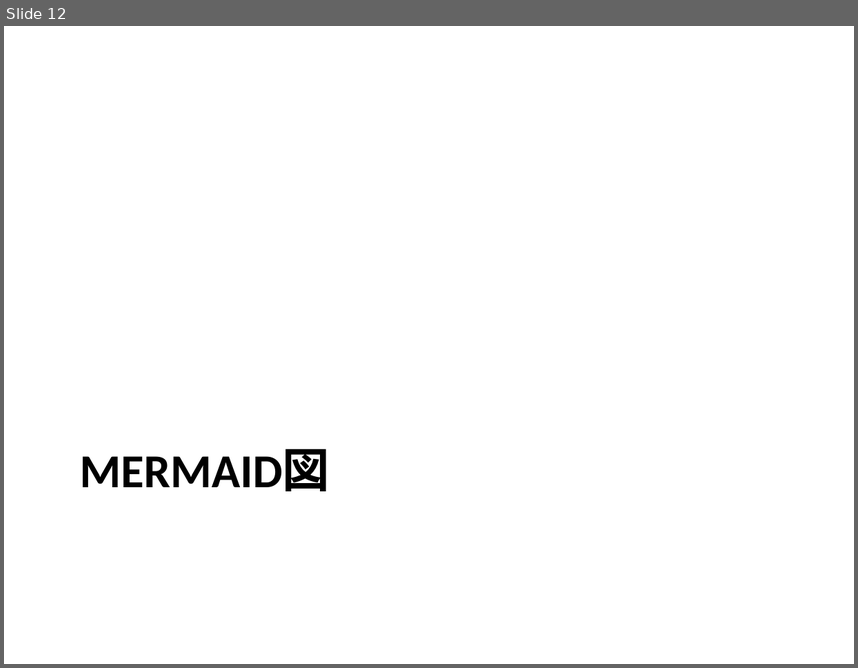
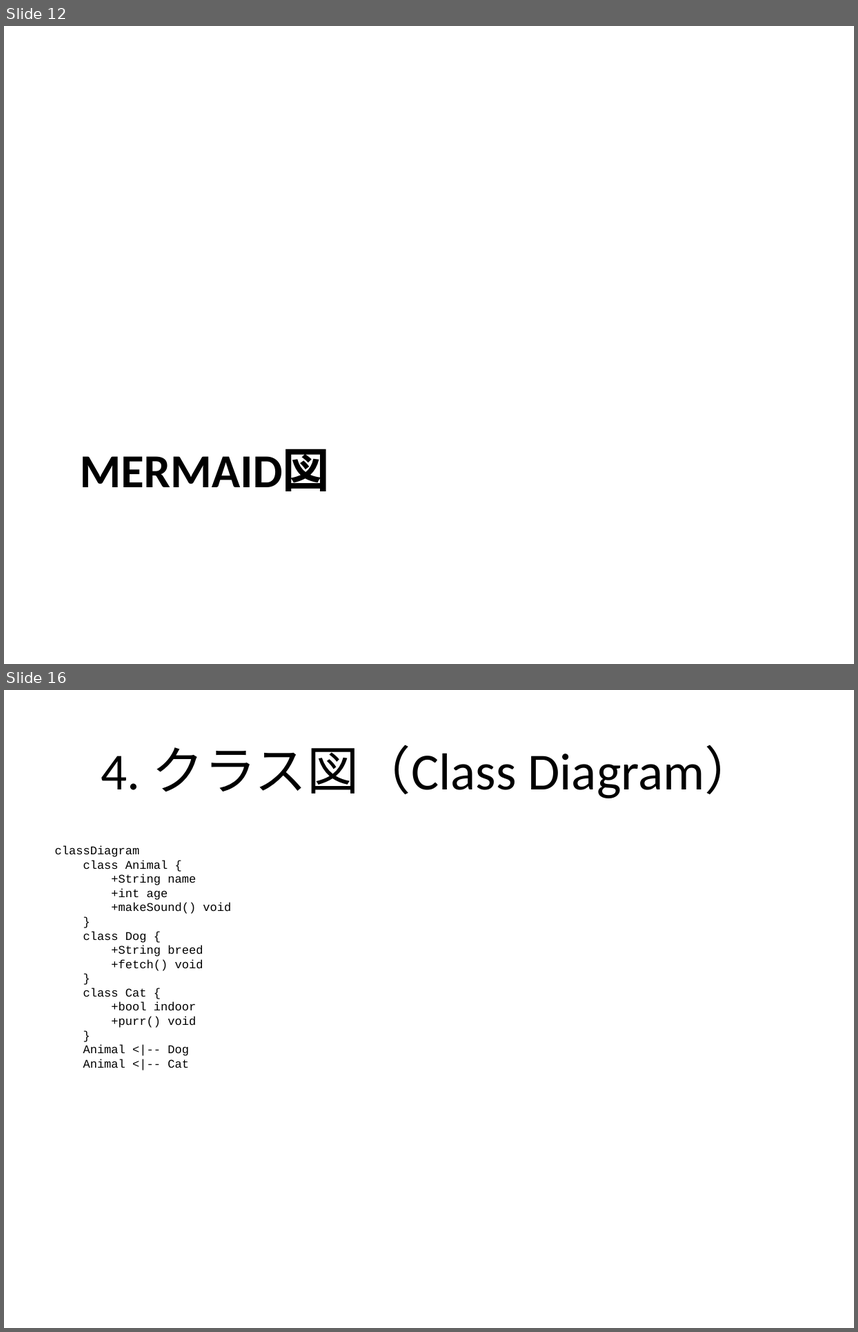
Before and after one commit to notfolder/qmd_to_pptx, a slide deck: demo_full.pptx. Shown one above the other, each under a label of ours: slide 12 before the commit, slides 12 and 16 after it; the slides between them are not shown. The pictures are 858x668 and 858x1332 pixels, drawn with LibreOffice and Linux fonts; fonts in the diff are those of the drawing. Boxes give left, top, right and bottom in pixels: in the first picture for what was removed or moved away, otherwise in the second. Text is boxed around its words. In the diff, an @@ line names an element or a change of style, - is before the commit and + after.

```diff
--- a/demo_full.pptx
+++ b/demo_full.pptx
@@ slide 16 added at [4,690,854,1328], background #FFFFFF @@
@@ title added at [101,745,757,798], 44 pt, text #000000 @@
+4. クラス図（Class Diagram）
@@ text added at [55,845,231,1067], 10 pt, text #000000 @@
+classDiagram
+class Animal {
++String name
++int age
++makeSound() void
+}
+class Dog {
++String breed
++fetch() void
+}
+class Cat {
++bool indoor
++purr() void
+}
+Animal <|-- Dog
+Animal <|-- Cat
```
Also in this commit, not shown: 3 slides changed, 19 other slides added, 1 slide removed, 1 other file.
